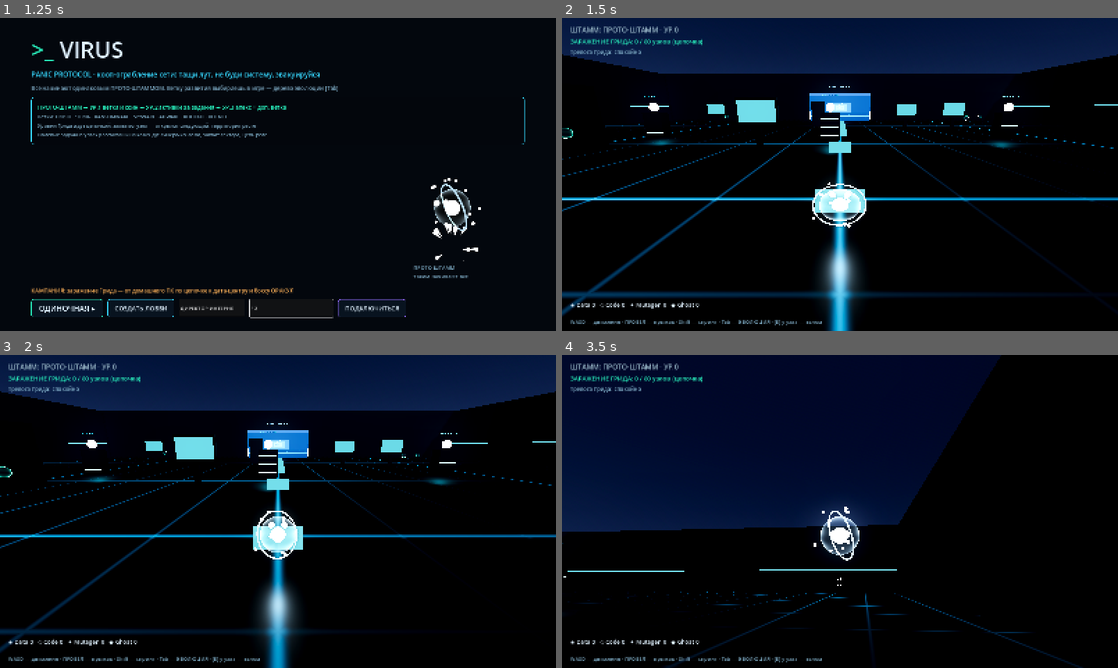
Above: before the commit, frames 1-4 (two rows, left to right).
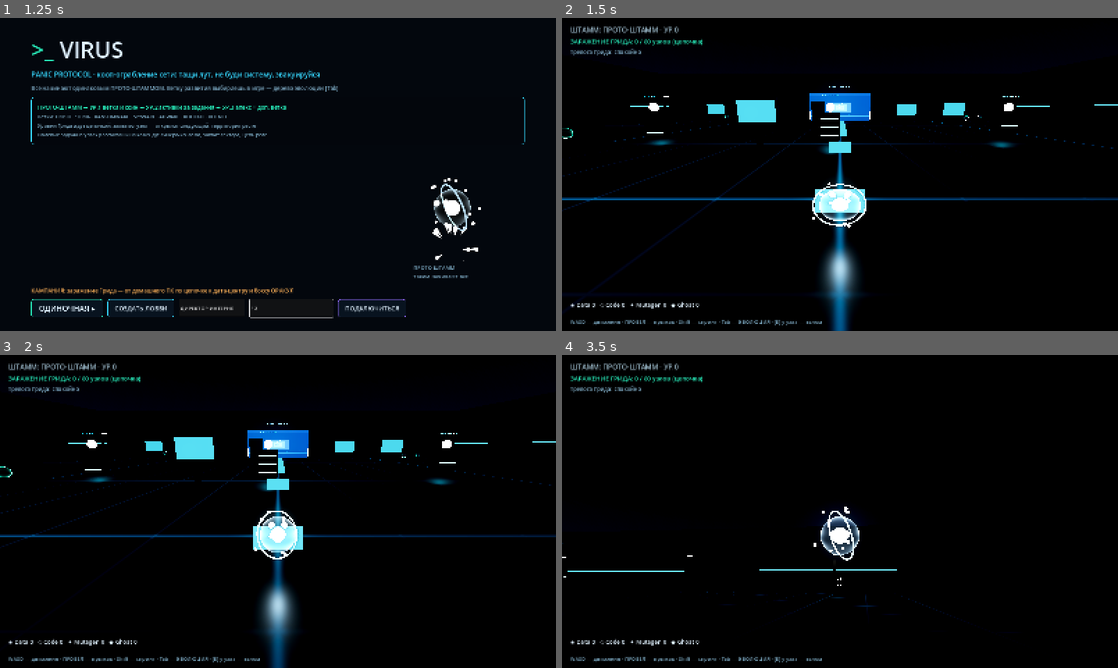
Above: after the commit, the same moments.

Repository: NoBodyyy-dev/VirusGame
Game: Godot game, scene res://scenes/main_menu.tscn
Two runs of this game, one before a commit and one after it. Both use one fixed random seed, a clock stepped at 60 frames per second and the inputs below.
Inputs (mouse positions are in pixels of both pictures, inside the frame that each line leads up to):
- Up to frame 1 (1.25 s): click (289, 309) at 0.52 s; type "12" at 0.6 s
- Up to frame 2 (1.5 s): click "ОДИНОЧНАЯ ▸" at 1.25 s
- Up to frame 3 (2 s): no input
- Up to frame 4 (3.5 s): move the mouse to (867, 511) at 2.02 s; hold Q (ability) 2.03-2.78 s; hold W (move_forward) from 2.03 s (still down); click (867, 511) at 2.17 s; tap Space (jump) at 2.27, 3.02 s; move the mouse to (812, 511) at 2.77 s; tap X (ability_2) at 2.85 s

Frame 1 is identical in both runs. In frame 2, 23% of the frame differs, in the area x 0-100%, y 0-100%; in frame 3, 22%; in frame 4, 39%, in the area x 0-94%, y 0-100%.

Commit message:
Кинематографичный свет в духе RE2 + фикс выхода камеры за потолок
- Уровни: мокрый отражающий пол (SSR), тёплые потолочные прожекторы с тенями,
  настенные светильники, лунный заполняющий свет, контраст/сатурация, SSAO
- Светящаяся окантовка пола цветом тира вместо тайлово-неоновой сетки
- Потолок получил коллайдер — SpringArm камеры больше не выходит из коробки
  (баг: на антресоли при опускании взгляда камера поднималась над уровнем)
- Грид: ночное небо, луна с тенями, уличные фонари с тёплыми пятнами света
- Пересобран VirusGame.zip

Co-Authored-By: Claude Fable 5 <noreply@anthropic.com>

Diff:
--- a/project/scripts/grid_world.gd
+++ b/project/scripts/grid_world.gd
@@ -100,40 +100,44 @@
 func _build_environment() -> void:
 	env = Environment.new()
 	# процедурное небо и мягкий объёмный свет — живее и реалистичнее
+	# ночной город в духе RE2: тёмное небо, луна, свет от фонарей
 	var sky_mat: = ProceduralSkyMaterial.new()
-	sky_mat.sky_top_color = Color(0.07, 0.1, 0.2)
-	sky_mat.sky_horizon_color = Color(0.18, 0.24, 0.36)
-	sky_mat.ground_bottom_color = Color(0.02, 0.03, 0.05)
-	sky_mat.ground_horizon_color = Color(0.12, 0.16, 0.25)
-	sky_mat.sun_angle_max = 30.0
+	sky_mat.sky_top_color = Color(0.025, 0.035, 0.07)
+	sky_mat.sky_horizon_color = Color(0.09, 0.12, 0.2)
+	sky_mat.ground_bottom_color = Color(0.01, 0.015, 0.03)
+	sky_mat.ground_horizon_color = Color(0.07, 0.09, 0.15)
+	sky_mat.sun_angle_max = 20.0
 	var sky: = Sky.new()
 	sky.sky_material = sky_mat
 	env.background_mode = Environment.BG_SKY
 	env.sky = sky
 	env.ambient_light_source = Environment.AMBIENT_SOURCE_SKY
-	env.ambient_light_energy = 1.6
+	env.ambient_light_energy = 1.1
 	env.tonemap_mode = Environment.TONE_MAPPER_ACES
+	env.adjustment_enabled = true
+	env.adjustment_contrast = 1.08
+	env.adjustment_saturation = 1.05
 	env.ssao_enabled = true
-	env.ssao_intensity = 1.4
+	env.ssao_intensity = 1.8
 	env.glow_enabled = true
-	env.glow_intensity = 0.7
+	env.glow_intensity = 0.85
 	env.glow_bloom = 0.1
 	env.glow_hdr_threshold = 1.0
 	env.glow_blend_mode = Environment.GLOW_BLEND_MODE_SCREEN
 	env.fog_enabled = true
-	env.fog_light_color = Color(0.08, 0.12, 0.2)
-	env.fog_density = 0.0035
+	env.fog_light_color = Color(0.06, 0.09, 0.16)
+	env.fog_density = 0.004
 	env.fog_sky_affect = 0.0
 	var we: = WorldEnvironment.new()
 	we.environment = env
 	add_child(we)
 
-	var sun: = DirectionalLight3D.new()
-	sun.rotation_degrees = Vector3(-50, 40, 0)
-	sun.light_color = Color(0.92, 0.88, 0.8)
-	sun.light_energy = 0.55
-	sun.shadow_enabled = true
-	add_child(sun)
+	var moon: = DirectionalLight3D.new()
+	moon.rotation_degrees = Vector3(-55, 35, 0)
+	moon.light_color = Color(0.55, 0.65, 0.88)
+	moon.light_energy = 0.3
+	moon.shadow_enabled = true
+	add_child(moon)
 
 func _neon(c: Color, e: = 1.8) -> StandardMaterial3D:
 	var m: = StandardMaterial3D.new()
@@ -187,7 +191,7 @@
 	fmat.shader = FloorGrid
 	fmat.set_shader_parameter("cell", 4.0)
 	fmat.set_shader_parameter("line_col", Vector3(0.06, 0.5, 0.7))
-	fmat.set_shader_parameter("energy", 0.85)
+	fmat.set_shader_parameter("energy", 0.45)
 	floor_mesh.material_override = fmat
 	add_child(floor_mesh)
 	_collide(Vector3(240.0, 0.4, length), Vector3(0, -0.2, (60.0 + z_far) * 0.5))
@@ -361,6 +365,25 @@
 		arrow.position = Vector3(0, 0.1, pz)
 		arrow.rotation_degrees = Vector3(90, 180, 0)
 		add_child(arrow)
+	# уличные фонари: тёплые пятна света вдоль зоны (как ночная улица)
+	var lamp_head: = _neon(Color(1.0, 0.85, 0.55), 3.0)
+	var lamp_z_step: = maxf((z0 - z1) / 3.0, 18.0)
+	var lz: = z0 - lamp_z_step * 0.5
+	while lz > z1 + 8.0:
+		for side in [-1.0, 1.0]:
+			var lx: float = side * (half - 6.0)
+			_solid(Vector3(0.25, 5.0, 0.25), _dark(0.6), Vector3(lx, 2.5, lz))
+			_mesh_box(Vector3(1.4, 0.18, 0.5), _dark(0.6), Vector3(lx - side * 0.6, 5.0, lz))
+			_mesh_box(Vector3(0.8, 0.12, 0.35), lamp_head, Vector3(lx - side * 0.75, 4.9, lz))
+			var sl: = SpotLight3D.new()
+			sl.light_color = Color(1.0, 0.85, 0.55)
+			sl.light_energy = 3.5
+			sl.spot_range = 12.0
+			sl.spot_angle = 50.0
+			sl.position = Vector3(lx - side * 0.75, 4.8, lz)
+			sl.rotation_degrees = Vector3(-90, 0, 0)
+			add_child(sl)
+		lz -= lamp_z_step
 
 # ── серверы ─────────────────────────────────────────────────
 
--- a/project/scripts/level.gd
+++ b/project/scripts/level.gd
@@ -136,41 +136,49 @@
 # ── окружение ───────────────────────────────────────────────
 
 func _build_environment() -> void:
-	## светлый «гаражный» свет в духе RV There Yet: мягкий ambient,
-	## SSAO для объёма, тёплое солнце с тенями, лёгкий туман
+	## кинематографичный реализм в духе RE2: контрастный свет прожекторов,
+	## мокрый отражающий пол (SSR), объёмный туман, мягкая цветокоррекция
 	env = Environment.new()
 	env.background_mode = Environment.BG_COLOR
-	env.background_color = Color(0.035, 0.05, 0.075)
+	env.background_color = Color(0.012, 0.016, 0.026)
 	env.ambient_light_source = Environment.AMBIENT_SOURCE_COLOR
-	env.ambient_light_color = Color(0.38, 0.44, 0.54)
-	env.ambient_light_energy = 1.5
+	env.ambient_light_color = Color(0.3, 0.36, 0.48)
+	env.ambient_light_energy = 0.85
 	env.tonemap_mode = Environment.TONE_MAPPER_ACES
+	env.adjustment_enabled = true
+	env.adjustment_contrast = 1.08
+	env.adjustment_saturation = 1.05
 	env.ssao_enabled = true
-	env.ssao_intensity = 1.6
-	env.ssao_radius = 1.6
+	env.ssao_intensity = 2.0
+	env.ssao_radius = 1.8
+	env.ssr_enabled = true
+	env.ssr_max_steps = 48
+	env.ssr_fade_in = 0.15
+	env.ssr_fade_out = 2.0
 	env.glow_enabled = true
-	env.glow_intensity = 0.7
-	env.glow_bloom = 0.08
+	env.glow_intensity = 0.85
+	env.glow_bloom = 0.1
 	env.glow_hdr_threshold = 1.0
 	env.glow_blend_mode = Environment.GLOW_BLEND_MODE_SCREEN
 	env.volumetric_fog_enabled = true
-	env.volumetric_fog_density = 0.008
+	env.volumetric_fog_density = 0.014
 	_fog_base = Color(0.55, 0.25, 0.3) if is_boss else [
 		Color(0.35, 0.65, 0.8), Color(0.7, 0.55, 0.3), Color(0.45, 0.3, 0.75), Color(0.7, 0.3, 0.45),
 	][GameState.node_config.get("difficulty", 0)]
 	env.volumetric_fog_albedo = _fog_base
-	env.volumetric_fog_emission = Color(0.015, 0.035, 0.055)
-	env.volumetric_fog_emission_energy = 0.4
+	env.volumetric_fog_emission = Color(0.012, 0.028, 0.045)
+	env.volumetric_fog_emission_energy = 0.3
 	var we: = WorldEnvironment.new()
 	we.environment = env
 	add_child(we)
 
-	var sun: = DirectionalLight3D.new()
-	sun.rotation_degrees = Vector3(-52, 32, 0)
-	sun.light_color = Color(0.95, 0.9, 0.82)
-	sun.light_energy = 0.55
-	sun.shadow_enabled = true
-	add_child(sun)
+	# холодный «лунный» заполняющий свет — основную работу делают прожекторы
+	var moon: = DirectionalLight3D.new()
+	moon.rotation_degrees = Vector3(-58, 28, 0)
+	moon.light_color = Color(0.55, 0.65, 0.85)
+	moon.light_energy = 0.25
+	moon.shadow_enabled = true
+	add_child(moon)
 
 func _neon_mat(c: Color, energy: = 1.6) -> StandardMaterial3D:
 	var m: = StandardMaterial3D.new()
@@ -237,18 +245,28 @@
 	return true
 
 func _build_arena() -> void:
+	# мокрый бетон: тёмный глянец, в котором отражаются лампы (SSR)
 	var floor_mesh: = MeshInstance3D.new()
 	var plane: = PlaneMesh.new()
 	plane.size = hall
 	floor_mesh.mesh = plane
-	var fmat: = ShaderMaterial.new()
-	fmat.shader = load("res://shaders/floor_grid.gdshader")
-	var tier: int = GameState.node_config.get("difficulty", 0)
-	var tier_cols: = [Vector3(0.08, 0.75, 0.95), Vector3(0.85, 0.6, 0.2), Vector3(0.5, 0.3, 0.95), Vector3(0.9, 0.3, 0.5)]
-	fmat.set_shader_parameter("line_col", Vector3(0.9, 0.15, 0.25) if is_boss else tier_cols[tier])
+	var fmat: = StandardMaterial3D.new()
+	fmat.albedo_color = Color(0.085, 0.095, 0.115)
+	fmat.metallic = 0.1
+	fmat.roughness = 0.18
 	floor_mesh.material_override = fmat
 	add_child(floor_mesh)
 	_collider(Vector3(hall.x, 0.5, hall.y), Vector3(0, -0.25, 0))
+	# цветовой акцент тира — светящаяся окантовка по периметру пола
+	var tier: int = GameState.node_config.get("difficulty", 0)
+	var tier_cols: = [Color(0.08, 0.75, 0.95), Color(0.85, 0.6, 0.2), Color(0.5, 0.3, 0.95), Color(0.9, 0.3, 0.5)]
+	var edge_col: Color = Color(0.9, 0.15, 0.25) if is_boss else tier_cols[tier]
+	var ex: = hall.x * 0.5 - 1.2
+	var ez: = hall.y * 0.5 - 1.2
+	_box(Vector3(hall.x - 2.4, 0.04, 0.18), _neon_mat(edge_col, 1.2), Vector3(0, 0.03, -ez))
+	_box(Vector3(hall.x - 2.4, 0.04, 0.18), _neon_mat(edge_col, 1.2), Vector3(0, 0.03, ez))
+	_box(Vector3(0.18, 0.04, hall.y - 2.4), _neon_mat(edge_col, 1.2), Vector3(-ex, 0.03, 0))
+	_box(Vector3(0.18, 0.04, hall.y - 2.4), _neon_mat(edge_col, 1.2), Vector3(ex, 0.03, 0))
 
 	# новый пол: панели-плиты и напольные кабель-каналы
 	var panel_mat: = _dark_mat()
@@ -280,30 +298,51 @@
 		trim_pos.y = 2.6
 		_box(trim_size * Vector3(1.0, 1.0, 1.02), trim_mat, trim_pos)
 
-	# потолок с рядами световых панелей — «коробка» и много света
+	# потолок с коллайдером — камера больше не выходит за пределы коробки
 	var ceil_mat: = _dark_mat()
-	ceil_mat.albedo_color = Color(0.1, 0.115, 0.14)
+	ceil_mat.albedo_color = Color(0.09, 0.1, 0.125)
+	ceil_mat.roughness = 0.7
 	_box(Vector3(hall.x, 0.35, hall.y), ceil_mat, Vector3(0, 7.3, 0))
+	_collider(Vector3(hall.x, 0.35, hall.y), Vector3(0, 7.3, 0))
+	# промышленные прожекторы: тёплый направленный свет с тенями (стиль RE2)
 	var lamp_mat: = StandardMaterial3D.new()
-	lamp_mat.albedo_color = Color(0.9, 0.93, 1.0)
+	lamp_mat.albedo_color = Color(0.95, 0.9, 0.8)
 	lamp_mat.emission_enabled = true
-	lamp_mat.emission = Color(0.92, 0.95, 1.0)
-	lamp_mat.emission_energy_multiplier = 2.4
+	lamp_mat.emission = Color(1.0, 0.93, 0.78)
+	lamp_mat.emission_energy_multiplier = 3.2
 	var cols_n: = 3
 	var rows_n: = 2
 	for gx in cols_n:
 		for gz in rows_n:
 			var lp: = Vector3(
 				(float(gx) - float(cols_n - 1) * 0.5) * hall.x * 0.3,
-				7.05,
+				7.02,
 				(float(gz) - float(rows_n - 1) * 0.5) * hall.y * 0.42)
-			_box(Vector3(4.6, 0.12, 1.7), lamp_mat, lp)
-			var ol: = OmniLight3D.new()
-			ol.light_color = Color(0.92, 0.95, 1.0)
-			ol.light_energy = 1.5
-			ol.omni_range = 20.0
-			ol.position = lp + Vector3(0, -0.6, 0)
-			add_child(ol)
+			_box(Vector3(4.6, 0.14, 1.7), lamp_mat, lp)
+			_box(Vector3(4.9, 0.1, 2.0), _metal_mat(Color(0.2, 0.21, 0.24), 0.4), lp + Vector3(0, 0.12, 0))
+			var sl: = SpotLight3D.new()
+			sl.light_color = Color(1.0, 0.93, 0.8)
+			sl.light_energy = 4.5
+			sl.spot_range = 16.0
+			sl.spot_angle = 55.0
+			sl.spot_angle_attenuation = 0.8
+			sl.shadow_enabled = true
+			sl.position = lp + Vector3(0, -0.3, 0)
+			sl.rotation_degrees = Vector3(-90, 0, 0)
+			add_child(sl)
+	# настенные светильники — тёплые пятна света по периметру
+	var sconce_mat: = _neon_mat(Color(1.0, 0.75, 0.45), 2.6)
+	for i in 3:
+		for side in [-1.0, 1.0]:
+			var sx: = (float(i) - 1.0) * hall.x * 0.32
+			var sp: = Vector3(sx, 3.6, side * (hz - 0.75))
+			_box(Vector3(0.9, 0.25, 0.18), sconce_mat, sp)
+			var wl: = OmniLight3D.new()
+			wl.light_color = Color(1.0, 0.78, 0.5)
+			wl.light_energy = 1.1
+			wl.omni_range = 8.0
+			wl.position = sp + Vector3(0, 0.3, -side * 0.8)
+			add_child(wl)
 
 	# декоративные «свечки» неона
 	for i in 14:
Not shown, changed: VirusGame.zip
